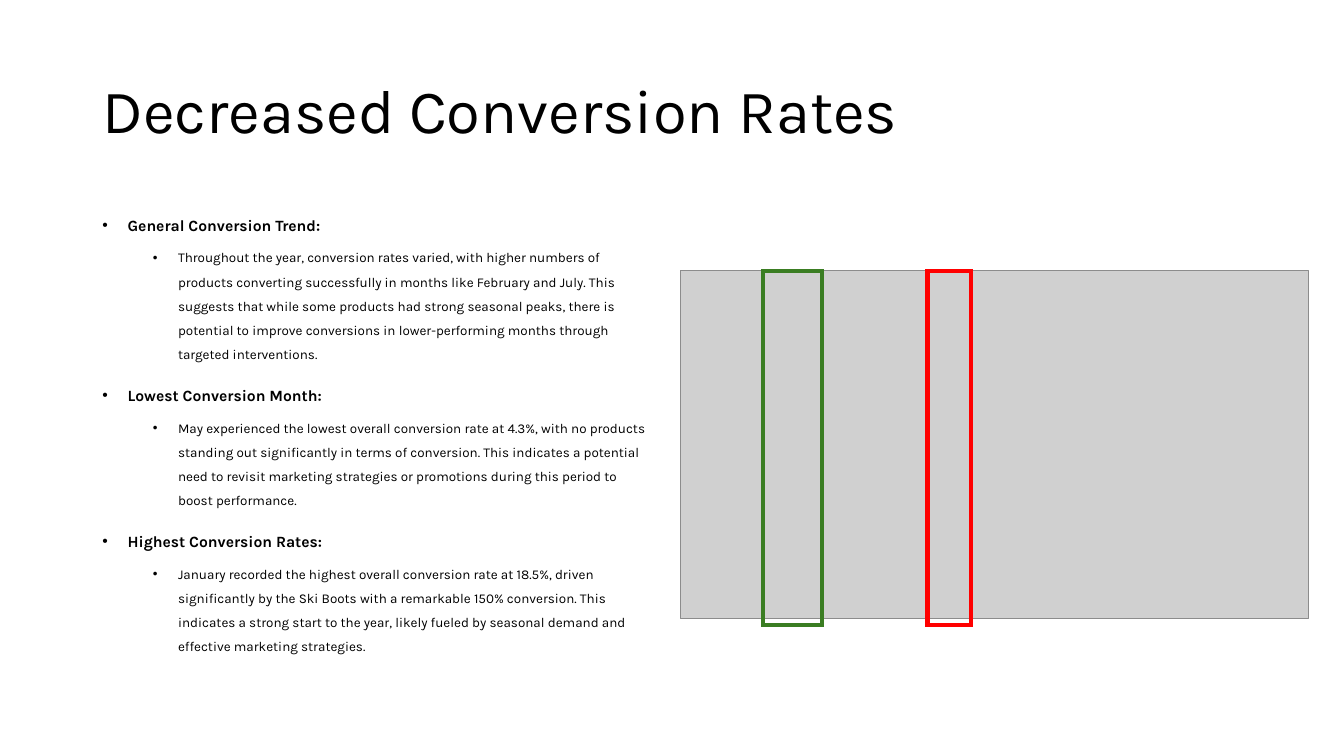
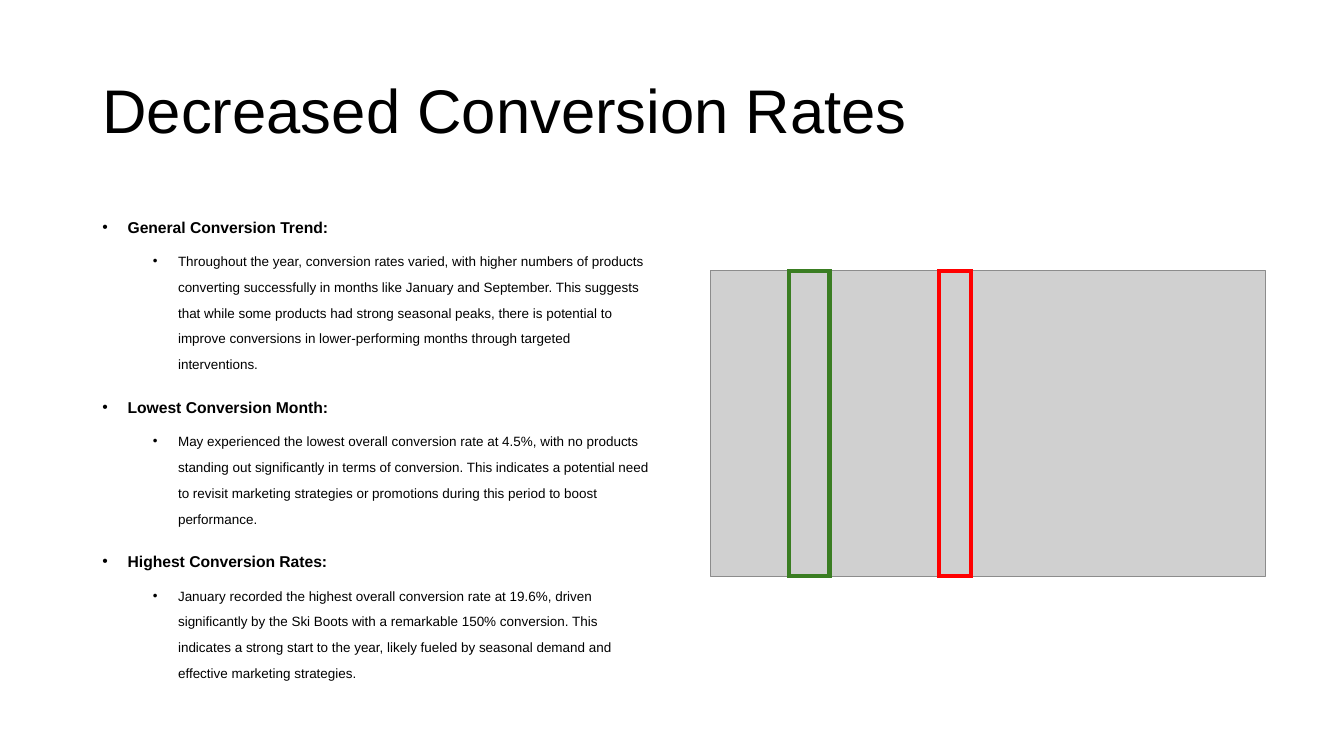
Before and after one commit to Engineer-Harshad/e-commerce-growth-intelligence-project, a slide deck: slide 3 of presentation/Insights.pptx. Drawn at 1344x756 pixels with LibreOffice and Linux fonts; fonts in the diff are those of the drawing; grey boxes stand for pictures. Boxes give left, top, right and bottom in pixels: in the first picture for what was removed or moved away, otherwise in the second. Text is boxed around its words. In the diff, an @@ line names an element or a change of style, - is before the commit and + after.

```diff
--- a/presentation/Insights.pptx
+++ b/presentation/Insights.pptx
@@ title "Decreased Conversion Rates" at [102,88,907,134]: font Karla to Arial @@
@@ text at [128,221,328,571]: font Karla to Arial in "General Conversion Trend:", "Lowest Conversion Month:", "Highest Conversion Rates:"; line spacing 1.5 to 1.6; less space between paragraphs @@
@@ text at [178,256,644,369]: text changed; font Karla to Arial @@
-  • Throughout the year, conversion rates varied, with higher numbers of products converting successfully in months like February and July. This suggests that while some products had strong seasonal peaks, there is potential to improve conversions in lower-performing months through targeted interventions.
+  • Throughout the year, conversion rates varied, with higher numbers of products converting successfully in months like January and September. This suggests that while some products had strong seasonal peaks, there is potential to improve conversions in lower-performing months through targeted interventions.
@@ picture: place and size @@
-picture at [681,271,1309,619]
+picture at [711,271,1265,577]
@@ rectangle: place and size @@
-rectangle at [763,271,823,626]
+rectangle at [788,271,829,577]
@@ rectangle at [788,271,829,577]: outline #3B7D23 3 pt to #3A7D22 3 pt @@
@@ rectangle: place and size @@
-rectangle at [928,271,972,626]
+rectangle at [939,271,971,577]
@@ text at [178,436,648,527]: text changed; font Karla to Arial @@
-  • May experienced the lowest overall conversion rate at 4.3%, with no products standing out significantly in terms of conversion. This indicates a potential need to revisit marketing strategies or promotions during this period to boost performance.
+  • May experienced the lowest overall conversion rate at 4.5%, with no products standing out significantly in terms of conversion. This indicates a potential need to revisit marketing strategies or promotions during this period to boost performance.
@@ text at [178,591,611,681]: text changed; font Karla to Arial @@
-  • January recorded the highest overall conversion rate at 18.5%, driven significantly by the Ski Boots with a remarkable 150% conversion. This indicates a strong start to the year, likely fueled by seasonal demand and effective marketing strategies.
+  • January recorded the highest overall conversion rate at 19.6%, driven significantly by the Ski Boots with a remarkable 150% conversion. This indicates a strong start to the year, likely fueled by seasonal demand and effective marketing strategies.
```
Also in this commit, not shown: 4 other slides changed, 1 slide added, 1 slide removed, 10 other files.
